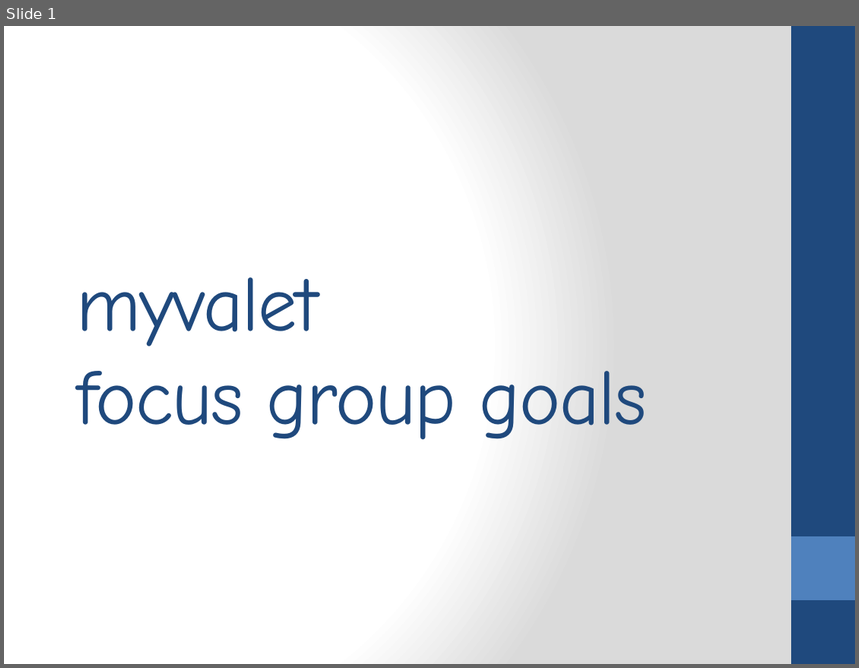
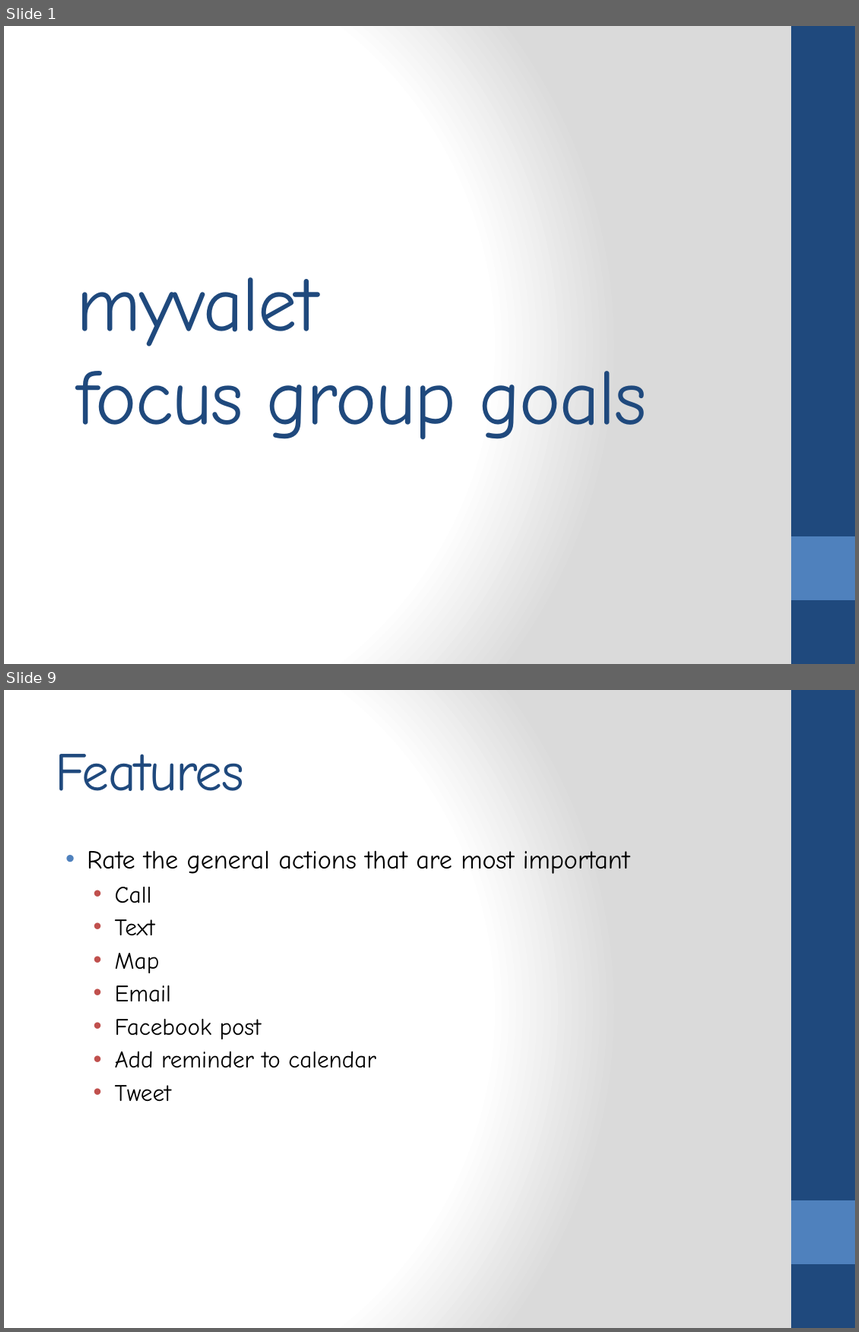
Before and after one commit to ogazitt/TaskStore, a slide deck: Docs/vision/focus group.pptx. Shown one above the other, each under a label of ours: slide 1 before the commit, slides 1 and 9 after it; the slides between them are not shown. The pictures are 859x668 and 859x1332 pixels, drawn with LibreOffice and Linux fonts; fonts in the diff are those of the drawing. Boxes give left, top, right and bottom in pixels: in the first picture for what was removed or moved away, otherwise in the second. Text is boxed around its words. In the diff, an @@ line names an element or a change of style, - is before the commit and + after.

```diff
--- a/Docs/vision/focus group.pptx
+++ b/Docs/vision/focus group.pptx
@@ slide 9 added at (4, 690, 855, 1328), background gradient #FFFFFF to #DADADA; not listed: 2 template elements that a slide beside it also shows @@
@@ title added at (55, 754, 244, 791), 46 pt, text #1F497D @@
+Features
@@ text added at (87, 850, 630, 1102), 20 pt, text #000000 @@
+• Rate the general actions that are most important
+  • Call
+  • Text
+  • Map
+  • Email
+  • Facebook post
+  • Add reminder to calendar
+  • Tweet
```
Also in this commit, not shown: 3 slides changed, 4 other slides added, 1 slide removed, 5 other files.
